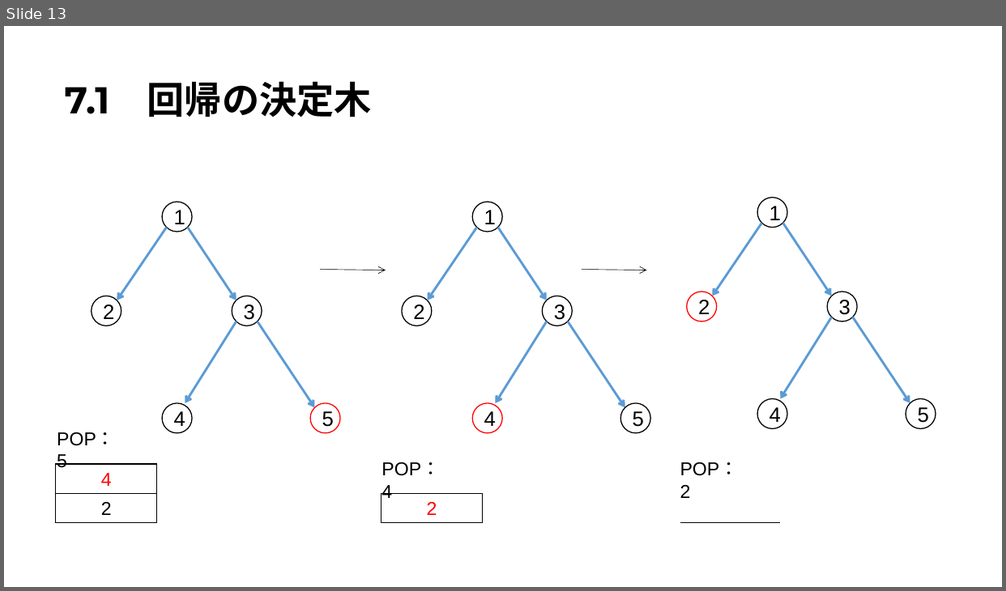
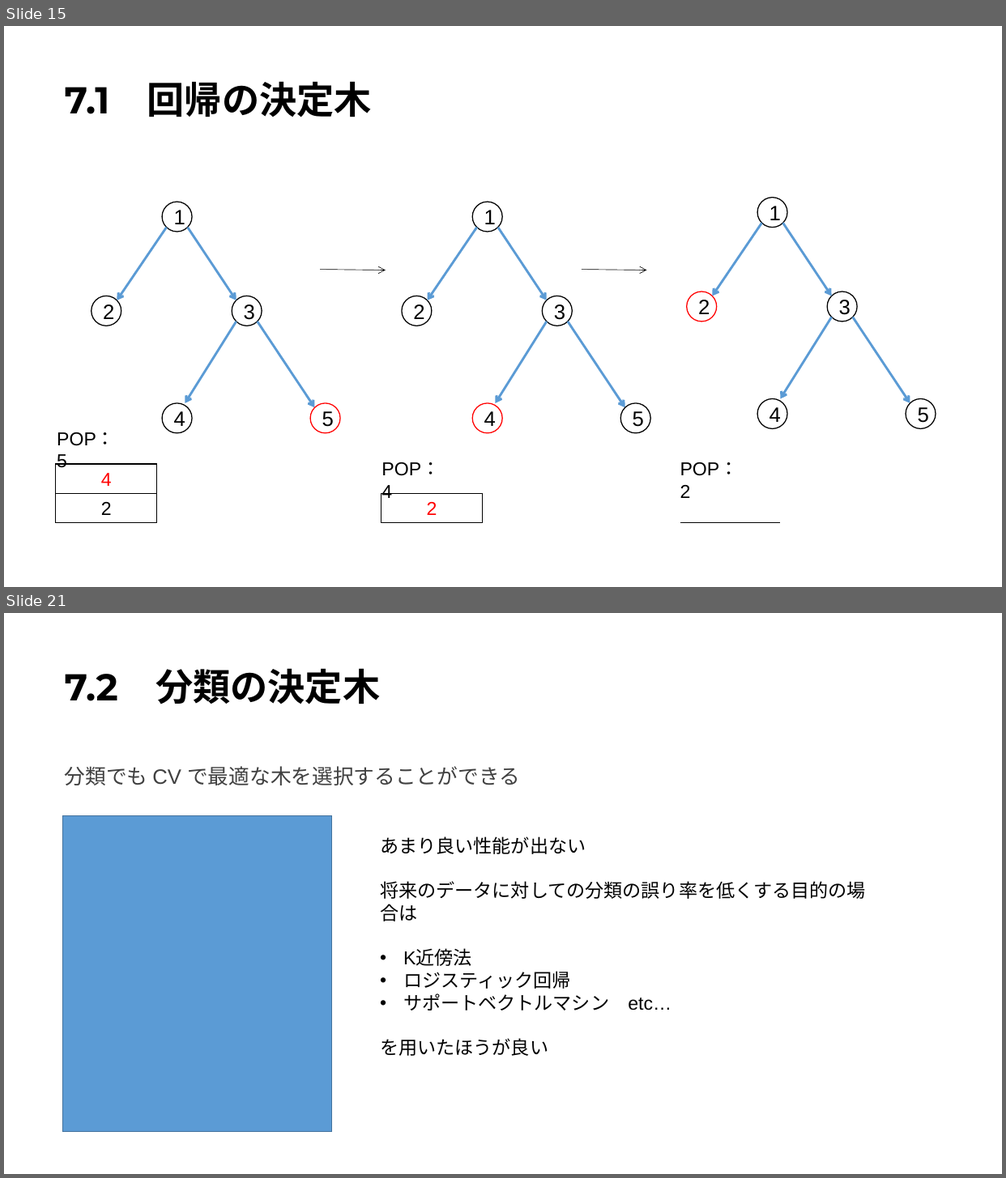
Before and after one commit to Harrry1206/-Graduation-research2, a slide deck: 第7章決定木.pptx. Shown one above the other, each under a label of ours: slide 13 before the commit, slides 15 and 21 after it; the slides between them are not shown. The pictures are 1006x591 and 1006x1178 pixels, drawn with LibreOffice and Linux fonts; fonts in the diff are those of the drawing. Boxes give left, top, right and bottom in pixels: in the first picture for what was removed or moved away, otherwise in the second. Text is boxed around its words. In the diff, an @@ line names an element or a change of style, - is before the commit and + after.

```diff
--- a/第7章決定木.pptx
+++ b/第7章決定木.pptx
@@ slide 21 added at (4, 613, 1002, 1174), background #FFFFFF @@
@@ title added at (65, 668, 380, 705), 36 pt, text #000000, bold @@
+7.2 分類の決定木
@@ text added at (65, 766, 520, 786), 20 pt, text #404040 @@
+分類でも CV で最適な木を選択することができる
@@ rectangle added at (63, 815, 332, 1131), fill #5B9BD5, outline #43739E 1 pt @@
@@ text added at (380, 837, 866, 1056), 18 pt, text #000000 @@
+あまり良い性能が出ない
+将来のデータに対しての分類の誤り率を低くする目的の場合は
+• K近傍法
+• ロジスティック回帰
+• サポートベクトルマシン etc…
+を用いたほうが良い
@@ what was slide 13 is now slide 15 @@
```
Also in this commit, not shown: 3 slides changed, 9 other slides added.
